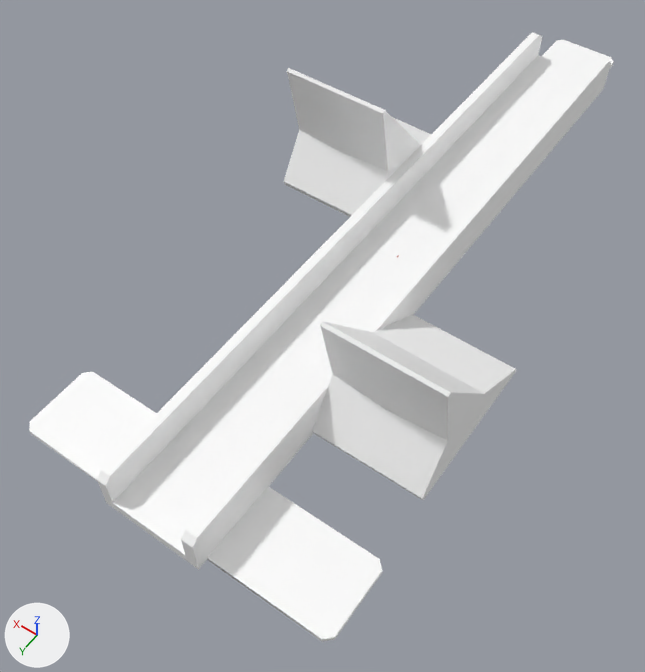
Before and after pictures for a commit that changed the FBX model Assets/Models/StartingBlocks.fbx.
Rendered twice from a 50 mm lens placed at (-0.317, 1.0, 0.702), pointed at (0.016, 0.534, -0.031). The axes (+X, +Y, +Z) are drawn at lower left. The lights are the same throughout. The picture after the commit comes second. Where no turn or scale is listed for an object, it has been applied to the vertices.

In view in the first picture: 'leftBlock', 'rightBlock', 'startingBlocks'.
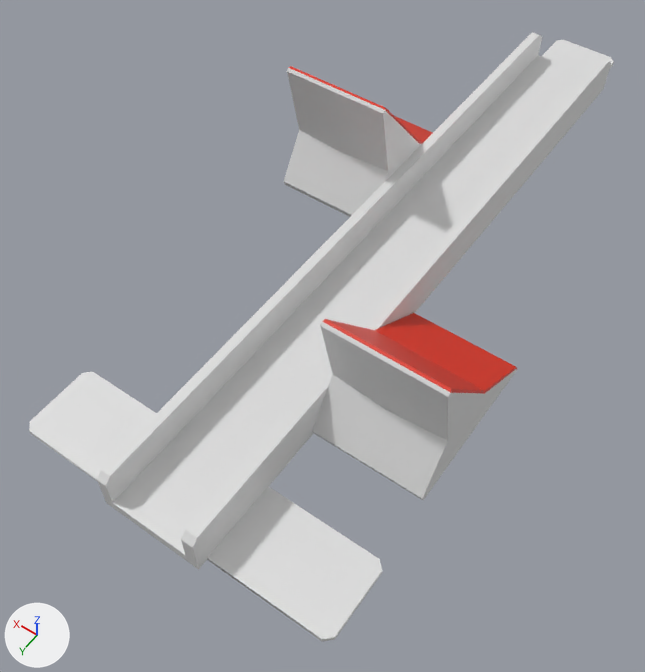
Commit message: adding starting blocks

Not visible in the pictures: 'rightBlockpads'.

Where the newer file only moved an object's origin or applied its transform, the numbers keep the older frame.

Boxes [x1, y1, x2, y2] around the edits, measured in the pictures (645 x 672 px):
'startingBlocks', recoloured, surface changed
    both: [29, 32, 614, 642]
'rightBlock', recoloured, surface changed
    both: [312, 321, 516, 500]
'leftBlock', recoloured
    both: [284, 68, 422, 217]
'RBlockpads', added (red)
    after: [323, 313, 517, 394]
'Lblockpads', moved, turned, rescaled (not visible before)
    after: [289, 66, 432, 144]
part 1 of me_cube_006, surface changed
    before: [312, 314, 516, 500]
    after: [312, 321, 516, 500]

The change, as a diff of the scene's bpy script:
```diff
--- a/Assets/Models/StartingBlocks.fbx.py
+++ b/Assets/Models/StartingBlocks.fbx.py
@@ img_imphenziapalette02_albedo_png @@
+img_imphenziapalette02_albedo_png = load_image('ImphenziaPalette02-Albedo.png', 'ImphenziaPalette02-Albedo.png', 512, 512, 'sRGB')
@@ mat_maintexture @@
+mat_maintexture = principled_material('MainTexture')
+mat_maintexture.texture = img_imphenziapalette02_albedo_png
@@ me_cube_003 @@
 me_cube_003.from_pydata(...)  # 21 vertices, 15 faces; spans x -0.06..0.06, y -0.117..0.06, z -0.06..0.094
-me_cube_003.materials.append(mat_lanewhite)  # white #ffffff
+me_cube_003.materials.append(mat_maintexture)  # picture img_imphenziapalette02_albedo_png
@@ me_cube @@
 me_cube.from_pydata(...)  # 66 vertices, 49 faces; spans x -0.179..0.172, y -0.48..0.389, z -0.016..0.037
 # used by ob_startingblocks; location = (0.0, 0.42, 0.0)
-me_cube.materials.append(mat_lanewhite)  # white #ffffff
+# me_cube part 3: texture (UV) coordinates of 49 of 49 faces, centred in x -0.179..0.172, y -0.48..0.389, z -0.016..0.037, changed; they spanned u 0.0..0.88, v 0.0..1.0 and now span u 0.09..0.09, v 0.96..0.96
+me_cube.materials.append(mat_maintexture)  # picture img_imphenziapalette02_albedo_png
@@ me_cube_005 @@
 # used by ob_lblockpads; location = (0.001, 0.42, -0.001)
-me_cube_005.from_pydata(...)  # 18 vertices, 15 faces; spans x -0.0006..0.0006, y -0.00095..0.00059, z -0.00119..0.00044
+me_cube_005.from_pydata(...)  # 18 vertices, 15 faces; spans x 0.05303..0.1728, y -0.20901..-0.04581, z -0.01296..0.14097
+# me_cube_005 part 2: the whole mesh is turned -90 degrees about the x axis through its middle and scaled by 100, then moved by (0.11292, -0.12724, 0.06438)
 me_cube_005.materials.append(mat_tracktexture)
@@ me_cube_006 @@
 me_cube_006.from_pydata(...)  # 21 vertices, 15 faces; spans x -0.06..0.06, y -0.117..0.06, z -0.06..0.094
 # used by ob_rightblock; location = (-0.112, 0.586, 0.045)
-me_cube_006.materials.append(mat_lanewhite)  # white #ffffff
+# me_cube_006 part 1: texture (UV) coordinates of 15 of 15 faces, centred in x -0.06..0.06, y -0.117..0.059, z -0.059..0.094, changed; they spanned u 0.12..0.88, v 0.0..1.0 and now span u 0.09..0.09, v 0.96..0.96
+me_cube_006.materials.append(mat_maintexture)  # picture img_imphenziapalette02_albedo_png
@@ me_cube_007_1 @@
+me_cube_007_1.from_pydata(...)  # 18 vertices, 15 faces; spans x -0.06..0.06, y -0.073..0.09, z -0.065..0.089
+me_cube_007_1.materials.append(mat_maintexture)  # picture img_imphenziapalette02_albedo_png
@@ ob_rightblockpads @@
-ob_rightblockpads = bpy.data.objects.new('rightBlockpads', me_cube_007)
-ob_rightblockpads.location = (-0.001, 0.42, 0.002)
@@ ob_rblockpads @@
+ob_rblockpads = bpy.data.objects.new('RBlockpads', me_cube_007_1)
+ob_rblockpads.location = (-0.112, 0.539, 0.051)
```
